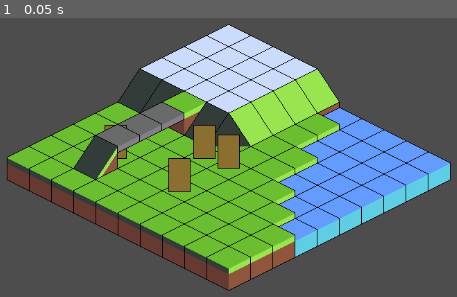
Above: before the commit, frame 1.
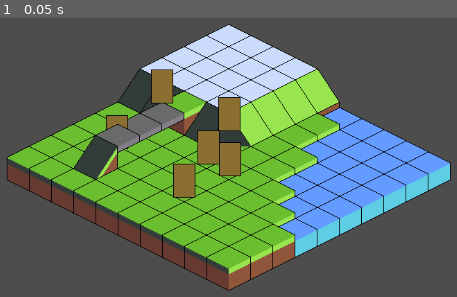
Above: after the commit, the same moment.

Repository: minkezhang/godot-experiments
Game: Godot game, scene res://scenes/world/world.tscn
The game is run twice, just before and just after one commit, with the same random seed, the same clock (stepped at 60 frames per second) and the same inputs.
Inputs:
- Up to frame 1 (0.05 s): no input

The runs differ from the first frame. In frame 1, 2.7% of the frame differs, in the area x 22-53%, y 18-65%.

Commit message:
Fix z_layer rendering

Diff:
--- a/godot-iso-heightmap/classes/dynamic_tileset/dynamic_tileset.gd
+++ b/godot-iso-heightmap/classes/dynamic_tileset/dynamic_tileset.gd
@@ -31,7 +31,7 @@
 							template.get_tile_size_in_atlas(atlas))
 						source.get_tile_data(atlas, 0).texture_origin = template.get_tile_data(atlas, 0).texture_origin
 						source.get_tile_data(atlas, 0).y_sort_origin = template.get_tile_data(atlas, 0).y_sort_origin
-						source.get_tile_data(atlas, 0).z_index = k
+						source.get_tile_data(atlas, 0).z_index = _min + k
 
 func get_source(cell: Vector3i) -> int:
 	return _source_lookup.get(cell.x + cell.y + cell.z, -1)
--- a/godot-iso-heightmap/scenes/gi/gi.gd
+++ b/godot-iso-heightmap/scenes/gi/gi.gd
@@ -4,9 +4,14 @@
 	Vector2(0.5, 0.25), Vector2(-0.5, 0.25), Vector2(32, -16)
 )
 
+@export var layer: int = 0
+
+# TODO(minkezhang): Add tile highlight + z-index inspector.
+
 func _physics_process(_delta):
 	var p = m * position
+	p.y -= 32 * layer  # TODO(minkezhang): Add heightmap offset.
 	$Sprite2D.set_global_position(p)
 	var tile = Vector2i(floori(position.x / 64), floori(position.y / 64))
-	z_index = tile.x + tile.y + 11
+	z_index = tile.x + tile.y + layer + 1
 	print("raw: " , position, ", tile: ", tile, ", z_index: ", z_index)
--- a/godot-iso-heightmap/scenes/map/map.gd
+++ b/godot-iso-heightmap/scenes/map/map.gd
@@ -42,5 +42,5 @@
 			$Render.set_cell(
 				i,
 				_base_to_render_cell(i, c),
-				dts.get_source(Vector3i(c.x, c.y, i)),  # $Base.get_cell_source_id(i, c),
+				dts.get_source(Vector3i(c.x, c.y, i)),
 				atlas)
--- a/godot-iso-heightmap/scenes/world/world.tscn
+++ b/godot-iso-heightmap/scenes/world/world.tscn
@@ -9,14 +9,22 @@
 
 [node name="Camera2D" type="Camera2D" parent="."]
 
+[node name="GI6" parent="." instance=ExtResource("2_ivrlp")]
+position = Vector2(-10, -12)
+layer = 1
+
 [node name="GI4" parent="." instance=ExtResource("2_ivrlp")]
-position = Vector2(-30, 40)
+position = Vector2(-9, 49)
+
+[node name="GI5" parent="." instance=ExtResource("2_ivrlp")]
+position = Vector2(-187, 5)
+layer = 1
 
 [node name="GI3" parent="." instance=ExtResource("2_ivrlp")]
-position = Vector2(-160, 167)
+position = Vector2(-184, 137)
 
 [node name="GI2" parent="." instance=ExtResource("2_ivrlp")]
-position = Vector2(30, 171)
+position = Vector2(53, 181)
 
 [node name="GI" parent="." instance=ExtResource("2_ivrlp")]
-position = Vector2(32, 32)
+position = Vector2(56, 52)
